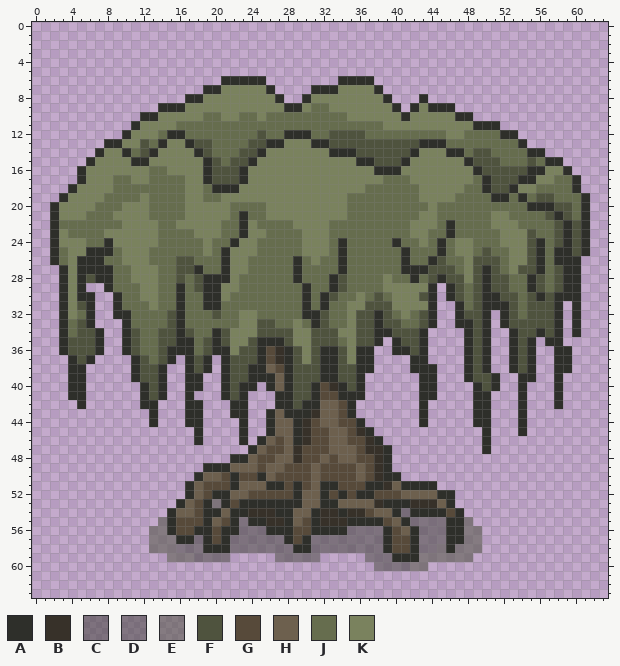
Two versions of one pixel-art sprite, pokeslend.gmx/sprites/images/sprite44_0.png. That is the earlier state.
The file is 64x64 pixels. Colours within 5 levels of each other are drawn and written as one.
Palette (. is transparent): A #2e2f2a  B #373129  C #393b3180  D #3f413680  E #474c3680  F #4f533e  G #574a3a  H #6d604e  J #666d4e  K #7a825e
Pixels before, first column x 2:
 6 ...................AAAAA........AAAA........................
 7 .................AAKKKKKA....AAAKKKKA.......................
 8 ...............AAKKKKKKKKA..AKKKKKKKKA...A..................
 9 ............AAAKKKKKKKKKKKAAKJJKKKKKKKA.AKAAA...............
10 ..........AAKKKKKJJKKJJKJJJJJJJJJKKKKKKAKKKKKAA.............
11 .........AKKKKJJJJJJJJJJJJJJJJJJJJJJJKKKKKKKKKKAAA..........
12 ........AKKKJAAJJJJJJJJFJJAAAJJFFFFJJJJJJJJJKKJJJJAA........
13 ......AAKKFJAKKAFFJJJJFFAAKKKAAFFFFFFFFFFAAAJJJJJJJJA.......
14 .....AKKAJFAKKKKAFJJJFFAKKKKKKKAAAFFFFFFAKKKAAJFFJJJJAA.....
15 ....AKKKKAAKKKKKKAFJFFAKKKKKKKKKKKAAFFFAKKKKKKAFFFJJJFJAA...
16 ...AKKKKKKKJJKKKKAFFFAKKKKKKKKKKKKKKAAAKKKKKKKKAFFFFFAAKKA..
17 ...AKKKJJKKJJJJKKAFFFAKKKKKKKKKKKKKKKJJJKKKKKKKJAFFFAAKKJJA.
18 ..AKKKKJJJJJJJJKKJAAAKKKKKKKKKKKKKKJJJJJJKKKKKJJAFFAKKJJJJA.
19 .AKKKKJJJJKJJJJKKJJKKKKKKKKKKKKKKJJJJJJJJKKKKJJJJAAJAJFFJJJA
20 AKKKKJJJKKKJJJJKKKKKJJJJKKKKKKKKKJJJJJJJJJKJJJJJJJJJJAAAFFJA
21 AKKKJJJKKKKJJJJKKKKKJAJJKKKKKKKKKJJJJJJJJKKJJJJJJKKJJJJFAFJA
22 AJJJJJJJKKKKJJKKKKKJJAKJJJJKKKKJJJJJJJJJKKKJAJJJJKKKJJJJFAFA
23 AKJJJJKKKKKKJJJJKKKJJAKKJJJJKKKJJJJJJJJJKKJJAJJJJJKKKFJJFAFA
24 AKKKJJAKKKKKJJJJJKJJAKKJJJJJKKKJAJJJJJAJJKJAJKKJJJKKKFAJFAFA
25 AJKKAAAJKKKJJJJJJKJAKKKJJJJJKKKJAJJJJJJAJJJAJKKJFJJKKFAJAAFA
26 AJKAAAJJKKKJJJFFJJJAKKJJJJJAJKJJAJJJJJJAJJAFJJKFFFJKKFAJAAA.
27 .AKAAAAJJKKKJJFFAJJAKKJJJJJAJJJJAJJJJJJAAAFFFJKFAFJKFFAJFAA.
28 .AKAFAAJJKKKJJFJFAAAKJJJJJJAJJJAFJJJJKJJAJFAFFKFAFFJJAFJFAA.
29 .AKA..AJJJKKJJAJFAAKKJJJJJJJAJJAFJJJJKKKKKA.AFJFAFFJJAFJFAA.
30 .AKAA..AJJKKJJAJJAAKJJJJJJJJAJAFJJKJFJKKKFA.AFJFAAFFJFAFAAA.
31 .AKFA..AJJJKJJAJJAAJJJJJJJJJAJAJJKKFFFKKKKA..AJFAAAFJFFFA.A.
32 .AKJA..AAJJJJFAJJJFJJKKJJJJJAAFJJKFFAFJKJFA..AFFA.AFJFFFA.A.
33 .AJFA...AJJJJFAJJJJJJKKFFJJKJAFJJKFFAFFJJFA..AAFA.AFFFFFA.A.
34 .AJFFA..AFJJFFAFJJAFKKKFFFFKKFFFKKFFAAFFFA....AFA..AFFAFA.A.
35 .AFFFA..AFJJFFAAJFAFKKFAAAFKKFFFJKFFA.AFFA....AFA..AFA.AA...
36 .AFFFA..AFJJFAAAJFAAKFFAGBAFKFAAFKAA..AAFA....AFA..AFA..AA..
37 ..AFA....AFJFA.AFA.AFFFAGBAFKFAAFKAA....AA....AFA..AFA..AA..
38 ..AA.....AFFA..AFA.AFFAAHGAFFFAAFFAA....AAA...AFA..AFA..AA..
39 ..AA.....AFFA..AA..AFFAAAHAFFFAAFFA......AA...AFFA..AA..A...
40 ..AA......AFA..AA..AFAA.AHAFFAGBAFA......AA....AFA..A...A...
41 ..AA......AFA..A...AFA...AAFFAGGAAA......AA....AA...A...A...
42 ...A......AA...AA...AA...AAFAAHHGA.......A.....AA...A...A...
43 ...........A...AA...AA..AHAAABHHGA.......A.....AA...A.......
44 ...........A...AA....A..AHHABGHHGGA......A.....AA...A.......
45 ................A....A..AHHABGGHHGBA............A...A.......
46 ................A....A.AHGHABGGHHGGBA...........A...........
47 ......................AHGGHBGGGHHHGBBA..........A...........
48 ....................AAHGGHHBGGHGHHGGBA......................
49 .................AAAHHHGHHGGGHGGGGHGBA......................
50 ................AHHGAGGAHGGGGHGGGGHGBAA.....................
51 ...............AHGGGAHHHAAGAGHAAGGGAABHAAAA.................
52 ...............AHGAAHHGGGGGAHHAGAGAAGGGHHHHAA...............
53 ..............AHGAEAGAAAAAAAHHAAHHHHBAAABBBHA...............
54 .............AHHGAAHAABBBAAHHABBABBGHHACAAAAGA..............
55 ............EAGGGAHGACAABBAHGABBBAAAAGHACDDCAAE.............
56 ...........EEAGGAAGAACCCAAAGGAAAACCDCAGHACCDAAEE............
57 ...........EEEAACAGACCCCCCAGACCCCCDDCAGGADDDAAEE............
58 ...........EEEDCDAAACDDDDCCAACCDCCDCCAGGADCEAEEE............
59 .............EEECDDC.....DDDDD.....DDCAAAEEEEEE.............
60 ....................................DDDCEE..................
The result:
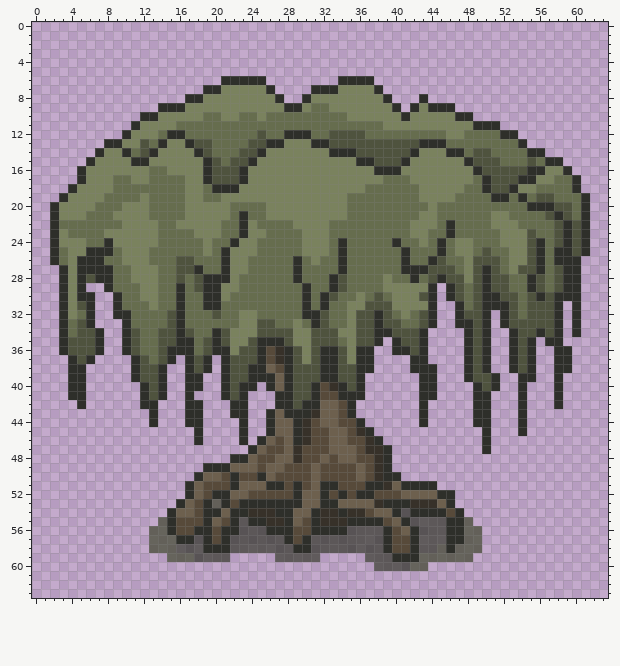
The edit:
Colour C changes from #393b3180 to #393b31bf.
Colour D changes from #3f413680 to #3f4136bf.
Colour E changes from #474c3680 to #474c36bf.
Changed places in both pictures, as pixel boxes (x1, y1, x2, y2):
changed: (149, 499, 482, 571)
